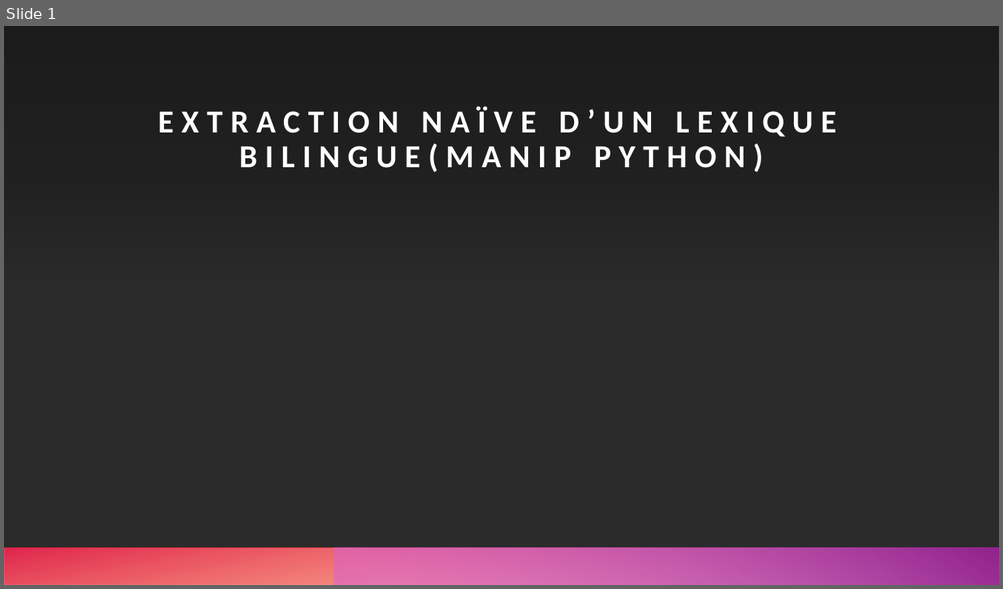
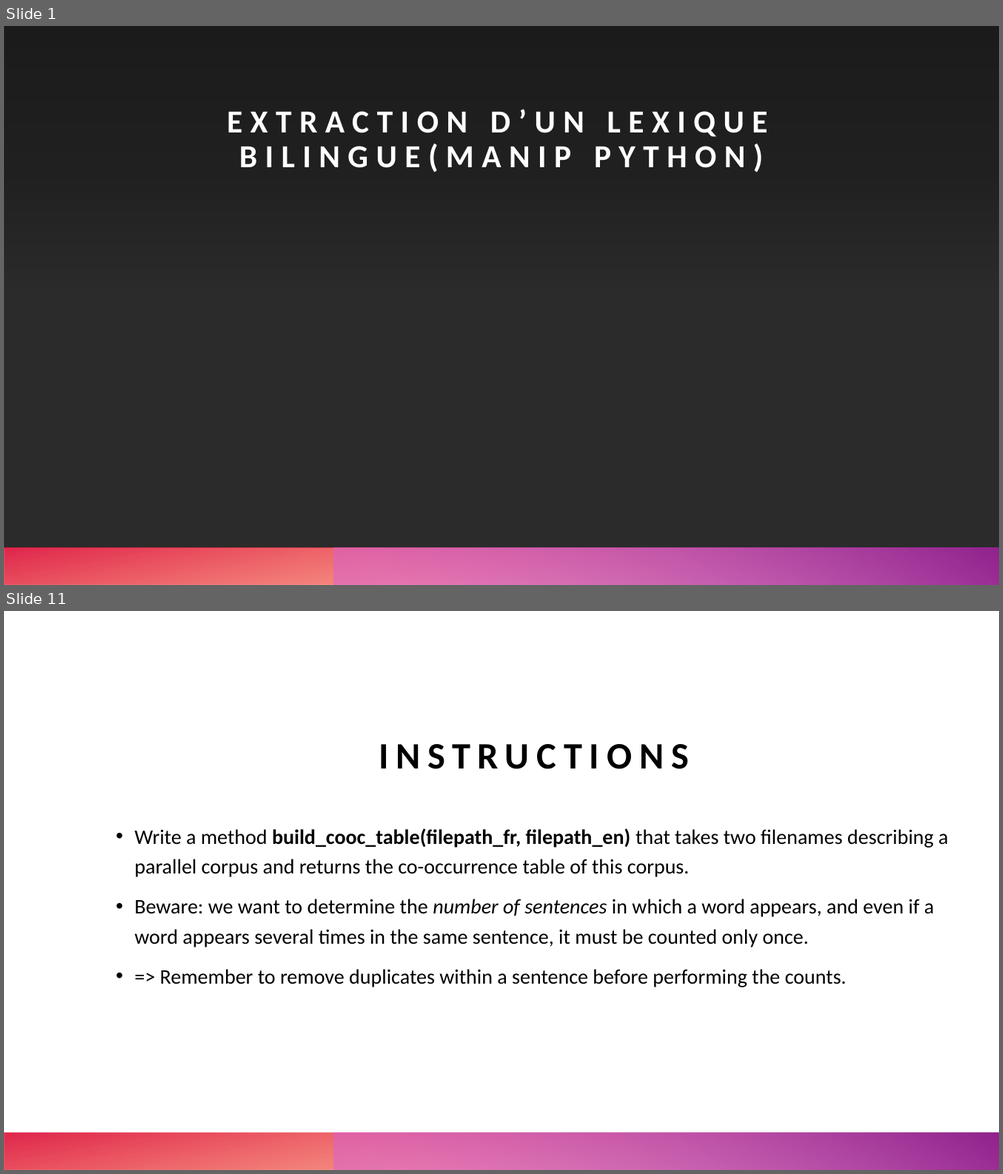
Before and after one commit to armandstrickernlp/NLP_Inalco, a slide deck: slides/S1_cours5.pptx. Shown one above the other, each under a label of ours: slide 1 before the commit, slides 1 and 11 after it; the slides between them are not shown. The pictures are 1003x589 and 1003x1174 pixels, drawn with LibreOffice and Linux fonts; fonts in the diff are those of the drawing; background and template pictures are left out; a plain dark background stands for a picture behind light text. Boxes give left, top, right and bottom in pixels: in the first picture for what was removed or moved away, otherwise in the second. Text is boxed around its words. In the diff, an @@ line names an element or a change of style, - is before the commit and + after.

```diff
--- a/slides/S1_cours5.pptx
+++ b/slides/S1_cours5.pptx
@@ slide 11 added at (4, 611, 999, 1170), background #FFFFFF; not listed: 1 template element that a slide beside it also shows @@
@@ title added at (378, 744, 688, 769), 36 pt, text #000000, bold @@
+INSTRUCTIONS
@@ text added at (134, 829, 948, 988), 20 pt, text #000000 @@
+• Write a method build_cooc_table(filepath_fr, filepath_en) that takes two filenames describing a parallel corpus and returns the co-occurrence table of this corpus.
+• Beware: we want to determine the number of sentences in which a word appears, and even if a word appears several times in the same sentence, it must be counted only once.
+• => Remember to remove duplicates within a sentence before performing the counts.
@@ rectangle added at (4, 1133, 999, 1170), fill gradient #FE4A00 to #DA002F @@
@@ slide 1 changed as well @@
@@ title at (227, 109, 768, 173): text changed @@
-EXTRACTION NAÏVE D’UN LEXIQUE BILINGUE(MANIP PYTHON)
+EXTRACTION D’UN LEXIQUE BILINGUE(MANIP PYTHON)
```
Also in this commit, not shown: 10 other slides added, 1 slide removed.
